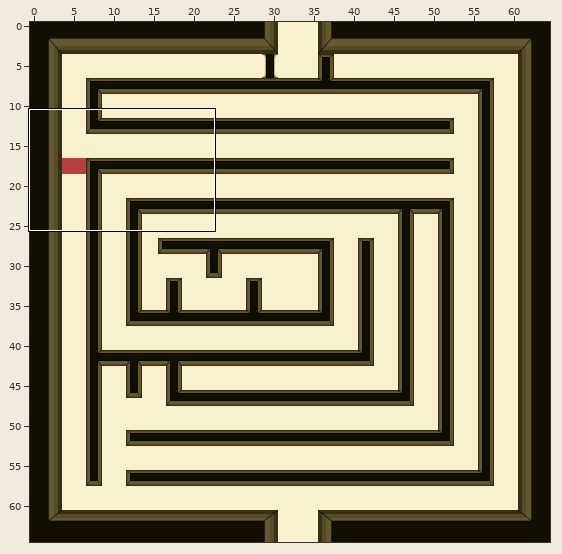
Tiled map: assets/lvl_1.tmx. Above: a wide view before the commit, with the close-up outlined.
Close-up. As it was:
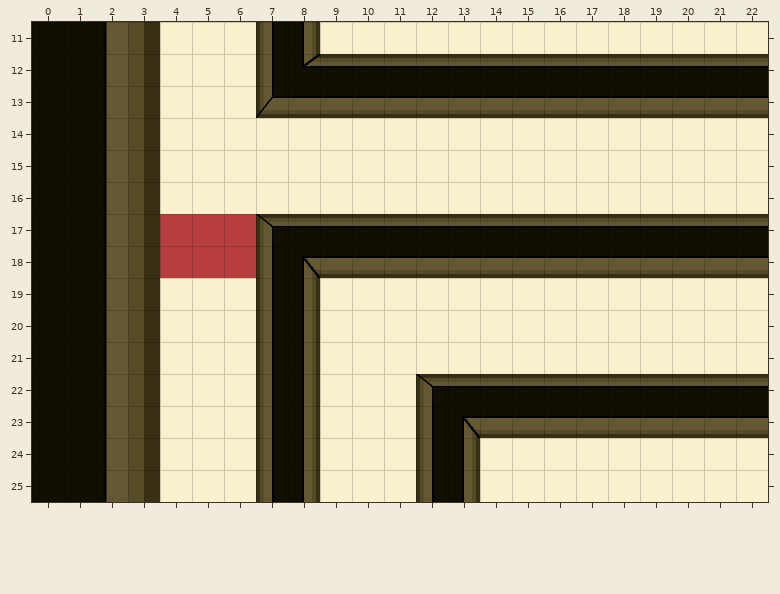
Cells are 48x48 px. Shown: x 0..22, y 11..25. The commit also changed other parts of the map, which this record leaves out.
The result:
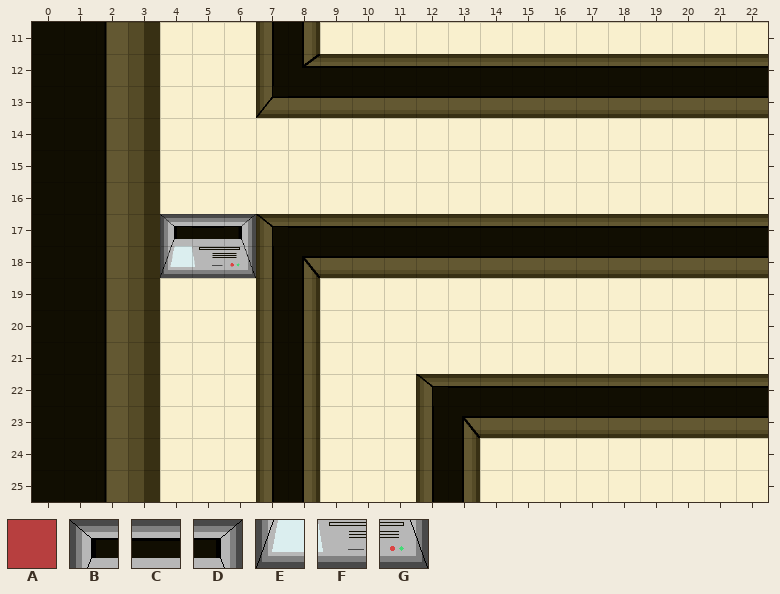
Key: from "Tilesetv2": A 74, B 96, C 97, D 98, E 108, F 109, G 110.
_ is an empty cell.
Change:
Layer "Calque de Tile 1":
y 17: x 4..6 AAA -> BCD
y 18: x 4..6 AAA -> EFG
